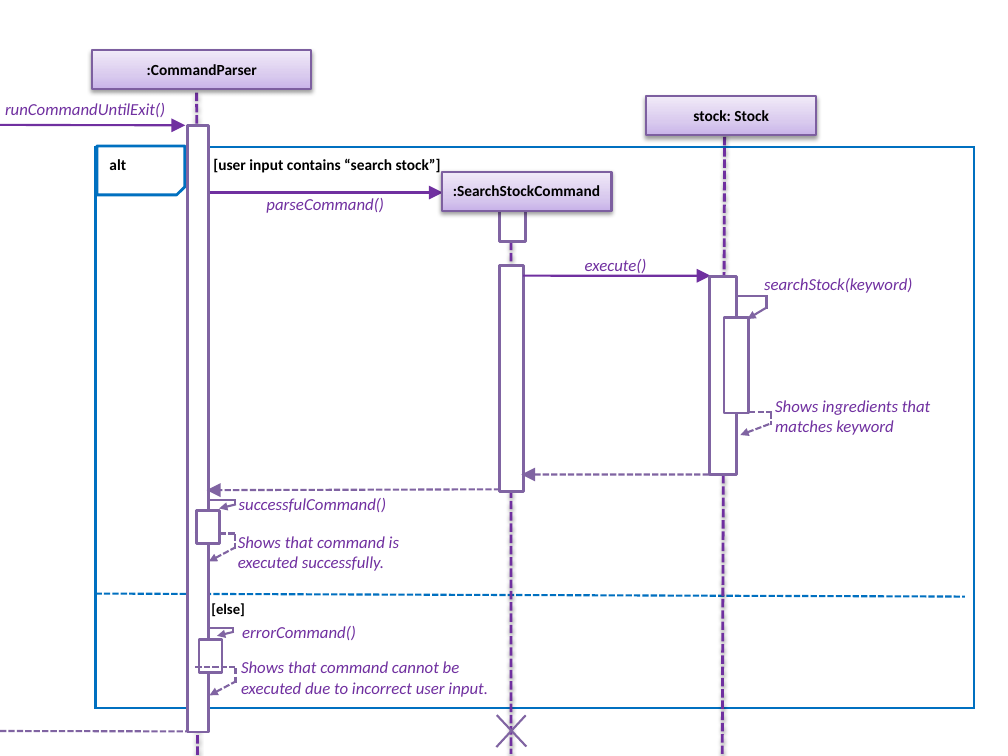
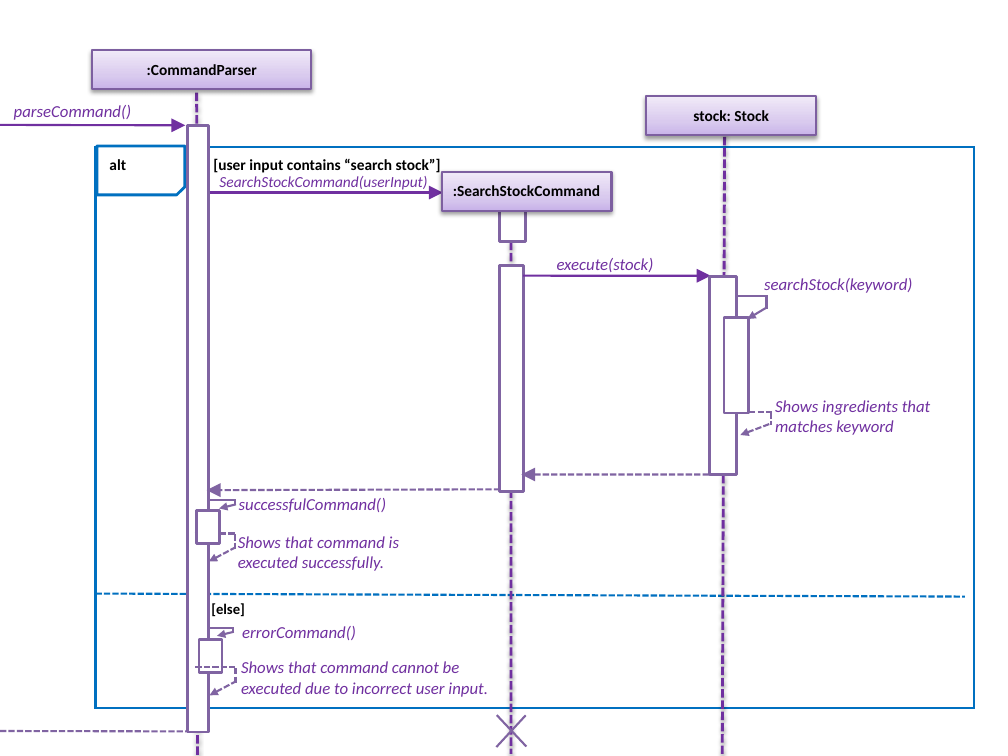
Before and after one commit to nus-cs2113-AY1920S2/tp, a slide deck: slide 8 of docs/images/Joseph Developer diagram .pptx. Drawn at 1008x756 pixels with LibreOffice and Linux fonts; fonts in the diff are those of the drawing. Boxes give left, top, right and bottom in pixels: in the first picture for what was removed or moved away, otherwise in the second. Text is boxed around its words. In the diff, an @@ line names an element or a change of style, - is before the commit and + after.

```diff
--- a/docs/images/Joseph Developer diagram .pptx
+++ b/docs/images/Joseph Developer diagram .pptx
@@ text "parseCommand()" moved from (x1=266, y1=198, x2=383, y2=213) to (x1=14, y1=105, x2=131, y2=120) @@
@@ text removed at (x1=5, y1=103, x2=165, y2=117) @@
-runCommandUntilExit()
@@ text added at (x1=219, y1=176, x2=427, y2=192), 11 pt, text #7030A0, italic @@
+SearchStockCommand(userInput)
@@ text at (x1=557, y1=258, x2=654, y2=272): text changed @@
-execute()
+execute(stock)
```
Also in this commit, not shown: 1 other file.
